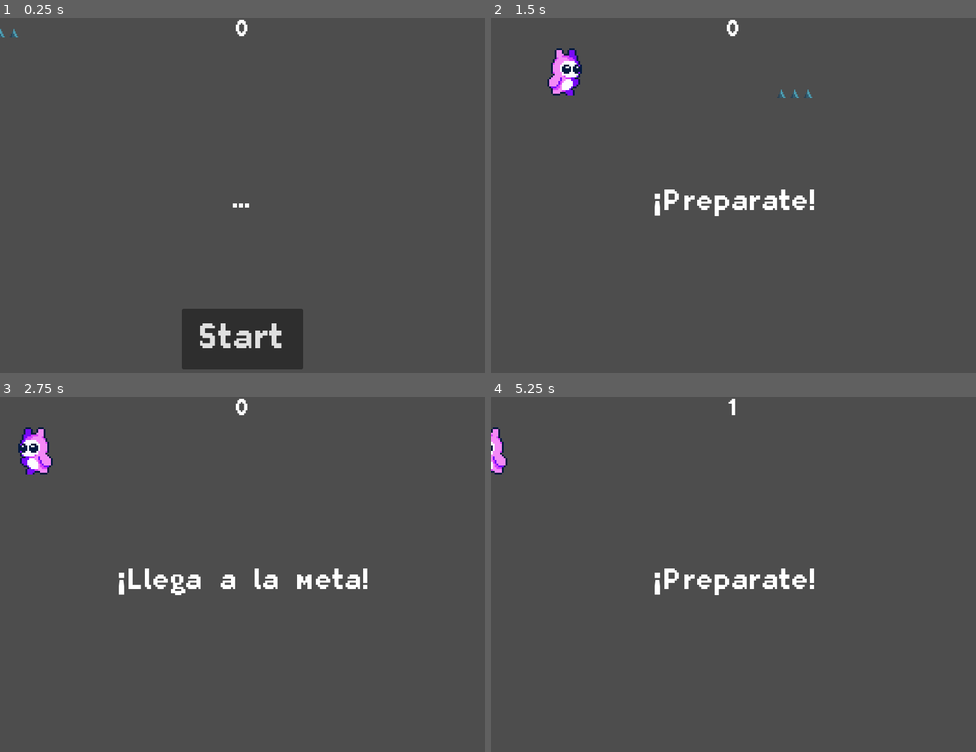
Above: before the commit, frames 1-4 (two rows, left to right).
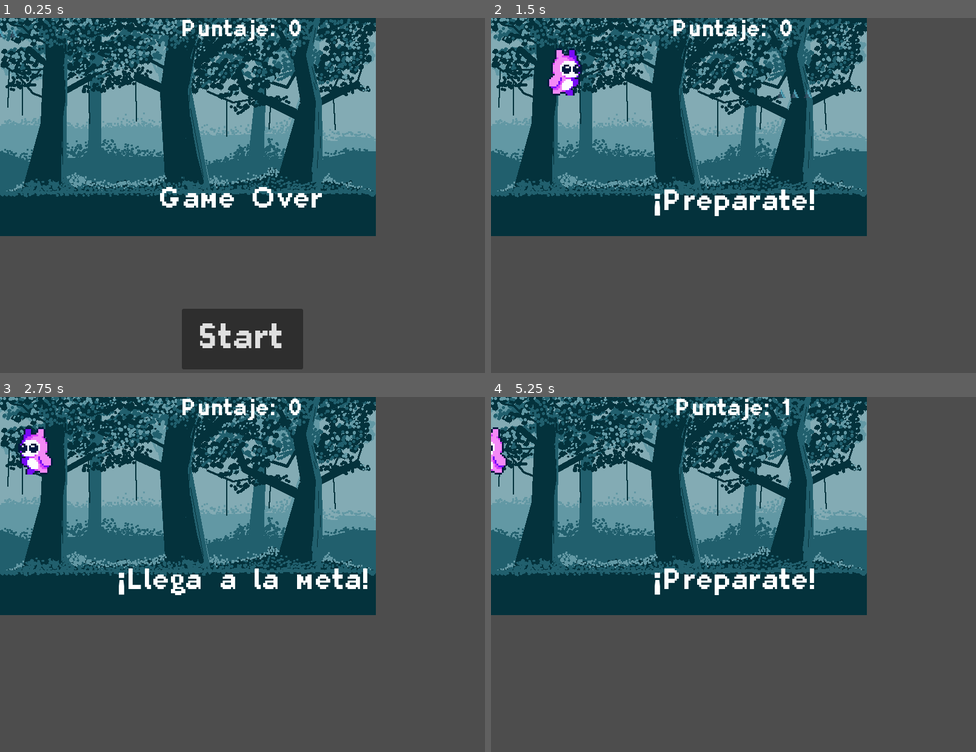
Above: after the commit, the same moments.

Repository: jjesus-dev/FV1-Racing
Game: Godot game, scene res://scenes/main.tscn
Same seed, same stepped clock (60 frames per second), same inputs: the game is played once before the commit and once after it.
Inputs:
- Up to frame 1 (0.25 s): no input
- Up to frame 2 (1.5 s): click "Start" at 0.5 s; hold Right (move_right) from 1.28 s (still down)
- Up to frame 3 (2.75 s): release Right (move_right) at 2.03 s; hold Left (move_left) from 2.03 s (still down)
- Up to frame 4 (5.25 s): release Left (move_left) at 2.78 s; hold Right (move_right) 2.78-4.25 s; click "Start" at 4.25 s; hold Left (move_left) from 5.03 s (still down)

The runs differ from the first frame. In frame 1, 48% of the frame differs, in the area x 0-78%, y 0-62%; in frame 2, 46%; in frame 3, 46%; in frame 4, 46%.

Commit message:
feat: agrega imagenes de fondo

Diff:
--- a/scenes/hud.gd
+++ b/scenes/hud.gd
@@ -8,7 +8,7 @@
 	$MessageTimer.start()
 
 func show_game_over():
-	show_message("...")
+	show_message("Game Over")
 	# Espera hasta que el MessageTimer ha llegado a 0
 	await $MessageTimer.timeout
 
@@ -20,7 +20,7 @@
 	$StartButton.show()
 
 func update_score(score):
-	$ScoreLabel.text = str(score)
+	$ScoreLabel.text = "Puntaje: " + str(score)
 
 
 func _on_start_button_pressed() -> void:
--- a/scenes/hud.tscn
+++ b/scenes/hud.tscn
@@ -16,7 +16,7 @@
 grow_horizontal = 2
 theme_override_fonts/font = ExtResource("1_ahhtf")
 theme_override_font_sizes/font_size = 40
-text = "0"
+text = "Puntaje: 0"
 horizontal_alignment = 1
 
 [node name="Message" type="Label" parent="."]
--- a/scenes/main.tscn
+++ b/scenes/main.tscn
@@ -1,13 +1,34 @@
-[gd_scene load_steps=5 format=3 uid="uid://catqskupt3hsq"]
+[gd_scene load_steps=8 format=3 uid="uid://catqskupt3hsq"]
 
 [ext_resource type="Script" uid="uid://ik18c16uig3n" path="res://scenes/main.gd" id="1_0wfyh"]
 [ext_resource type="PackedScene" uid="uid://dewk4v871ttpj" path="res://scenes/player.tscn" id="1_o5qli"]
 [ext_resource type="PackedScene" uid="uid://bgy67wpl0sx32" path="res://scenes/mob.tscn" id="2_sugp2"]
+[ext_resource type="Texture2D" uid="uid://01clt56ybknn" path="res://assets/1.png" id="3_o6xl0"]
 [ext_resource type="PackedScene" uid="uid://jjnn5vrffs6d" path="res://scenes/hud.tscn" id="4_jyhfs"]
+[ext_resource type="Texture2D" uid="uid://cjxdi2xhabppi" path="res://assets/2.png" id="4_tipki"]
+[ext_resource type="Texture2D" uid="uid://eb6uj214e85w" path="res://assets/4.png" id="5_85g3d"]
 
 [node name="Main" type="Node"]
 script = ExtResource("1_0wfyh")
 mob_scene = ExtResource("2_sugp2")
+
+[node name="BgLayer1" type="TextureRect" parent="."]
+texture_filter = 1
+offset_right = 40.0
+offset_bottom = 40.0
+texture = ExtResource("3_o6xl0")
+
+[node name="BgLayer2" type="TextureRect" parent="."]
+texture_filter = 1
+offset_right = 40.0
+offset_bottom = 40.0
+texture = ExtResource("4_tipki")
+
+[node name="BgLayer3" type="TextureRect" parent="."]
+texture_filter = 1
+offset_right = 40.0
+offset_bottom = 40.0
+texture = ExtResource("5_85g3d")
 
 [node name="Player" parent="." instance=ExtResource("1_o5qli")]
 
